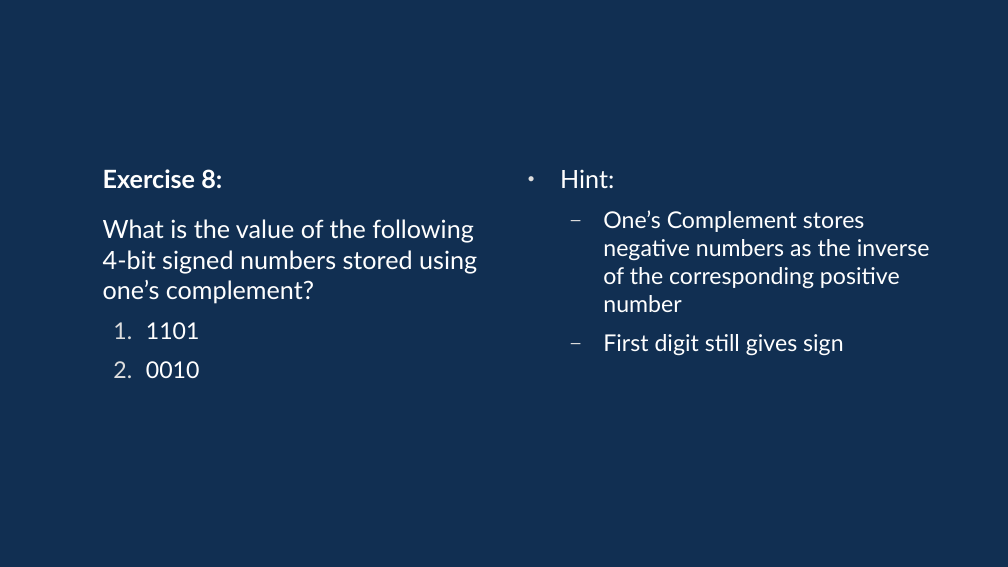
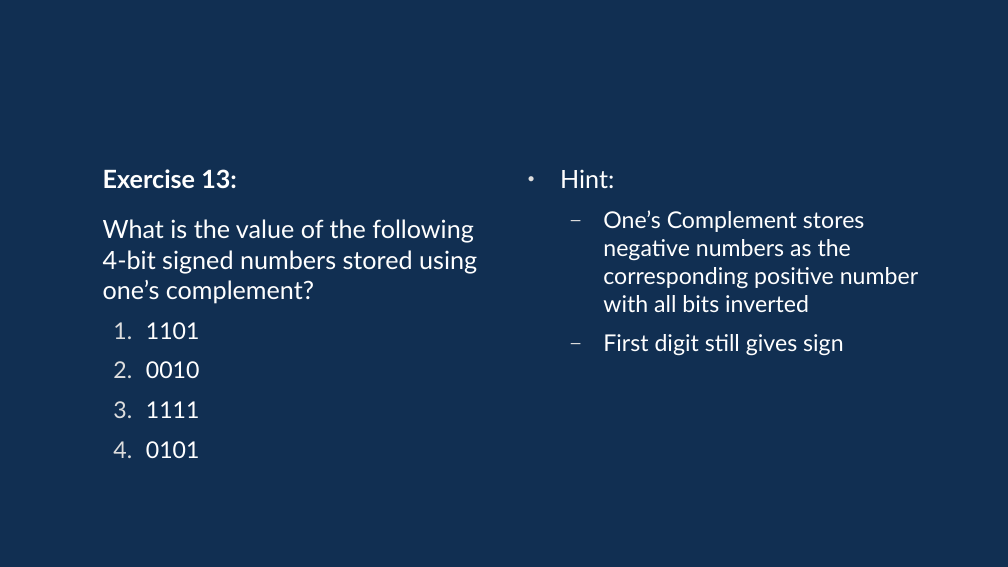
Before and after one commit to davidgundry/maths22-23, a slide deck: slide 59 of slides/maths-3-numerical-systems.odp (slide 51 before the commit). Drawn at 1008x567 pixels with LibreOffice and Linux fonts; fonts in the diff are those of the drawing. Boxes give left, top, right and bottom in pixels: in the first picture for what was removed or moved away, otherwise in the second. Text is boxed around its words. In the diff, an @@ line names an element or a change of style, - is before the commit and + after.

```diff
--- a/slides/maths-3-numerical-systems.odp
+++ b/slides/maths-3-numerical-systems.odp
@@ text at box(103, 169, 237, 189): text changed @@
-Exercise 8:
+Exercise 13:
@@ text at box(603, 210, 918, 312): text changed @@
-  – One’s Complement stores negative numbers as the inverse of the corresponding positive number
+  – One’s Complement stores negative numbers as the corresponding positive number with all bits inverted
@@ text at box(146, 401, 200, 458): paragraphs added @@
+  3. 1111
+  4. 0101
```
Also in this commit, not shown: 31 other slides changed, 8 slides added, 10 other files.
